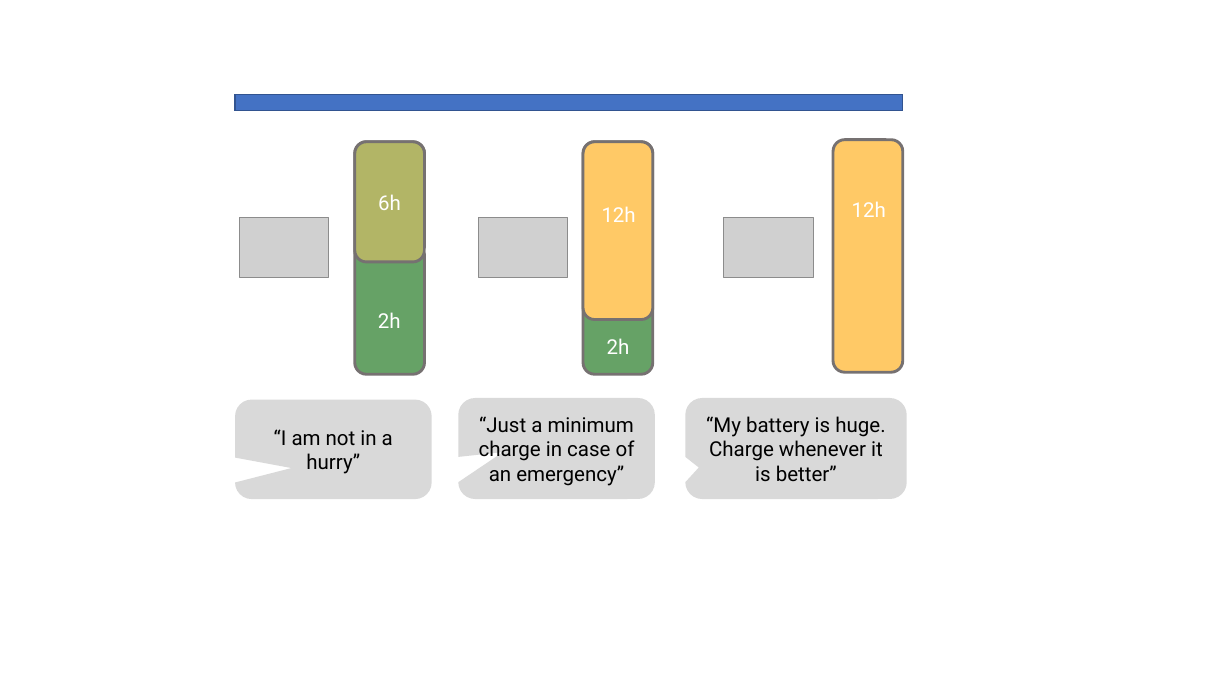
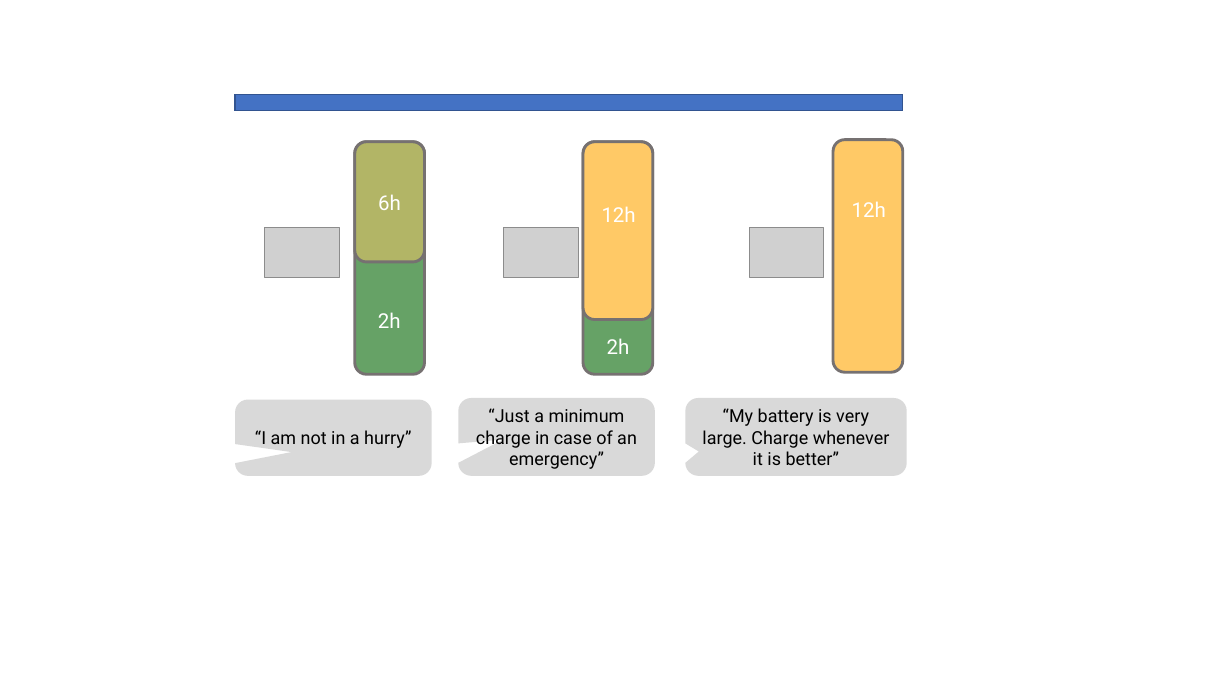
Before and after one commit to cvmartin/eflows.site, a slide deck: slide 12 of support/support_eflows.pptx. Drawn at 1232x693 pixels with LibreOffice and Linux fonts; fonts in the diff are those of the drawing; grey boxes stand for pictures. Boxes give left, top, right and bottom in pixels: in the first picture for what was removed or moved away, otherwise in the second. Text is boxed around its words. In the diff, an @@ line names an element or a change of style, - is before the commit and + after.

```diff
--- a/support/support_eflows.pptx
+++ b/support/support_eflows.pptx
@@ picture: place and size @@
-picture at [239, 218, 329, 277]
+picture at [265, 227, 340, 277]
@@ picture: place and size @@
-picture at [479, 218, 568, 277]
+picture at [504, 227, 579, 277]
@@ picture: place and size @@
-picture at [724, 218, 813, 277]
+picture at [750, 227, 824, 277]
@@ rounded speech box "“I am not in a ..." at [235, 399, 432, 476]: size 16 to 14 pt @@
@@ rounded speech box "“I am not in a ...": place and size @@
-rounded speech box "“I am not in a ..." at [235, 399, 432, 499]
+rounded speech box "“I am not in a ..." at [235, 399, 432, 476]
@@ rounded speech box "“Just a minimum charge in ...": place and size @@
-rounded speech box "“Just a minimum charge in ..." at [458, 398, 655, 499]
+rounded speech box "“Just a minimum charge in ..." at [458, 398, 655, 476]
@@ rounded speech box "“Just a minimum charge in ..." at [458, 398, 655, 476]: size 16 to 14 pt @@
@@ rounded speech box "“My battery is very large. ...": place and size @@
-rounded speech box "“My battery is very large. ..." at [686, 398, 908, 499]
+rounded speech box "“My battery is very large. ..." at [686, 398, 908, 476]
@@ text in rounded speech box at [702, 408, 890, 465]: text changed; size 16 to 14 pt @@
-“My battery is huge. Charge whenever it is better”
+“My battery is very large. Charge whenever it is better”
```
Also in this commit, not shown: 1 other slide changed, 17 other files.
